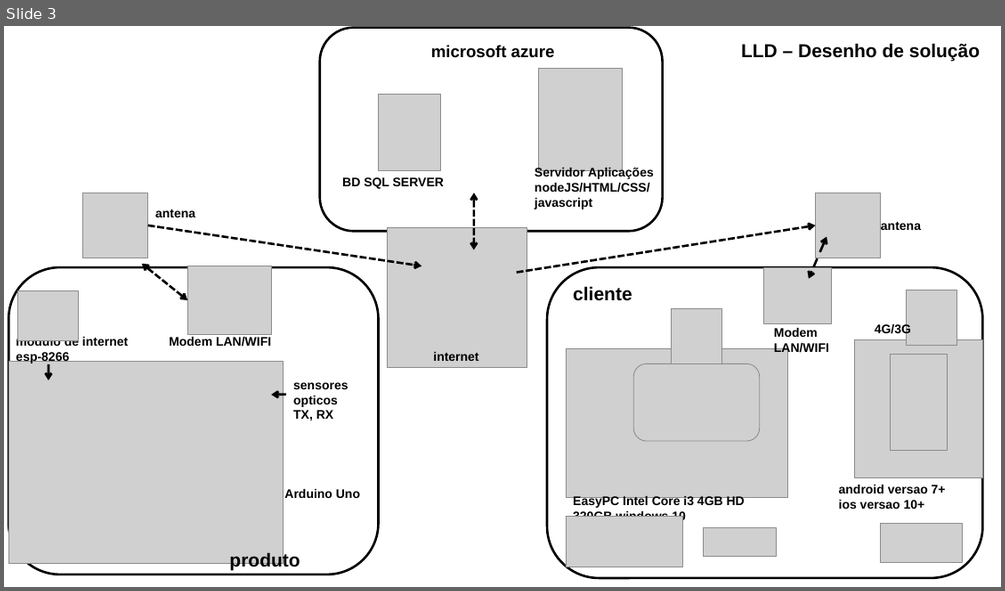
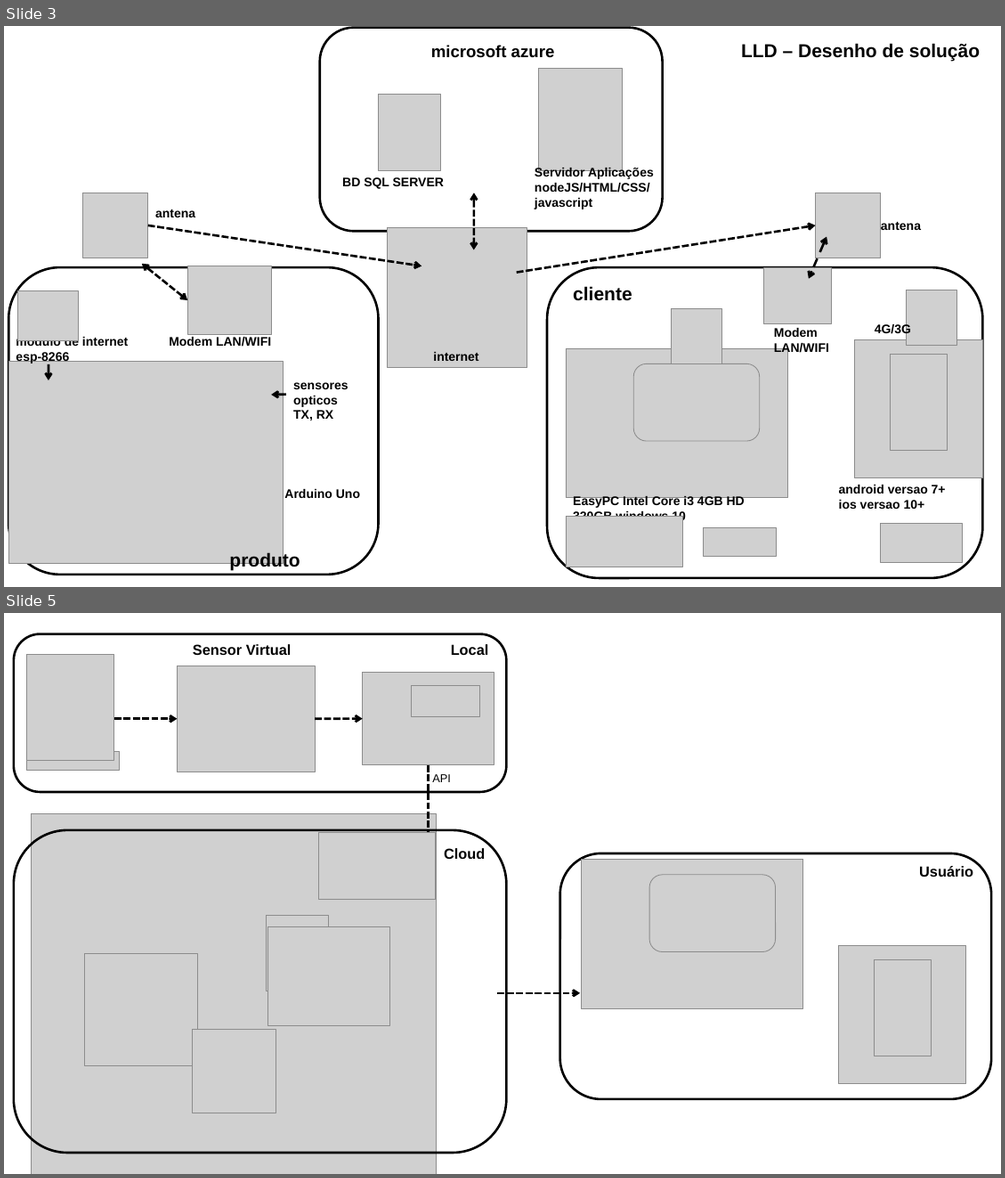
Before and after one commit to Stefany-hub/Projeto2.0, a slide deck: documentação/img projeto/HLE_LLD.pptx. Shown one above the other, each under a label of ours: slide 3 before the commit, slides 3 and 5 after it; the slides between them are not shown. The pictures are 1005x591 and 1005x1178 pixels, drawn with LibreOffice and Linux fonts; fonts in the diff are those of the drawing; grey boxes stand for pictures. Boxes give left, top, right and bottom in pixels: in the first picture for what was removed or moved away, otherwise in the second. Text is boxed around its words. In the diff, an @@ line names an element or a change of style, - is before the commit and + after.

```diff
--- a/documentação/img projeto/HLE_LLD.pptx
+++ b/documentação/img projeto/HLE_LLD.pptx
@@ slide 5 added at box(4, 613, 1001, 1174), background #FFFFFF @@
@@ group added at box(14, 634, 992, 1174): 15 pictures, 5 texts, 4 arrows, 3 rounded rectangles @@
+Local
+Sensor Virtual
+Cloud
+API
+Usuário
```
Also in this commit, not shown: 1 other slide added, 13 other files.
